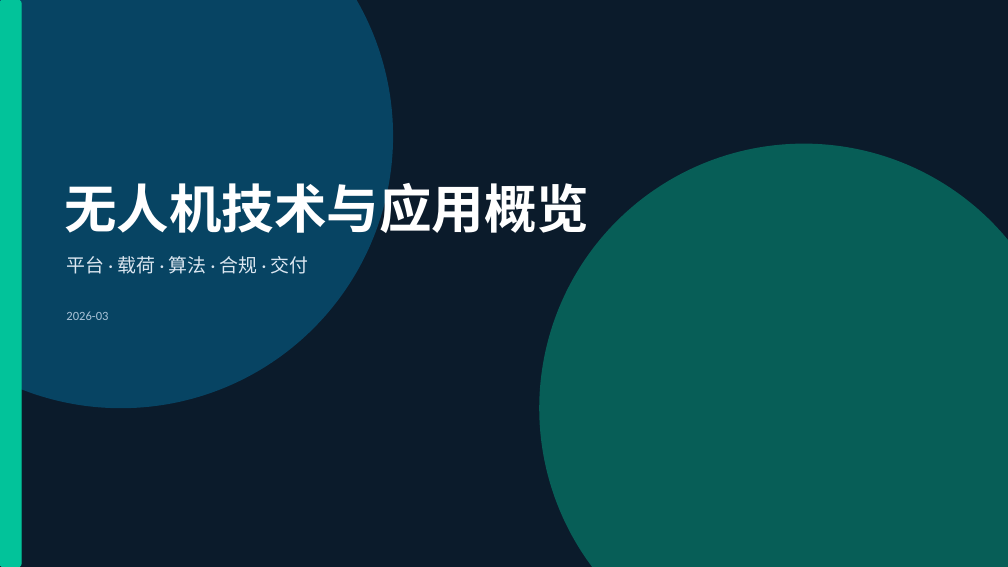
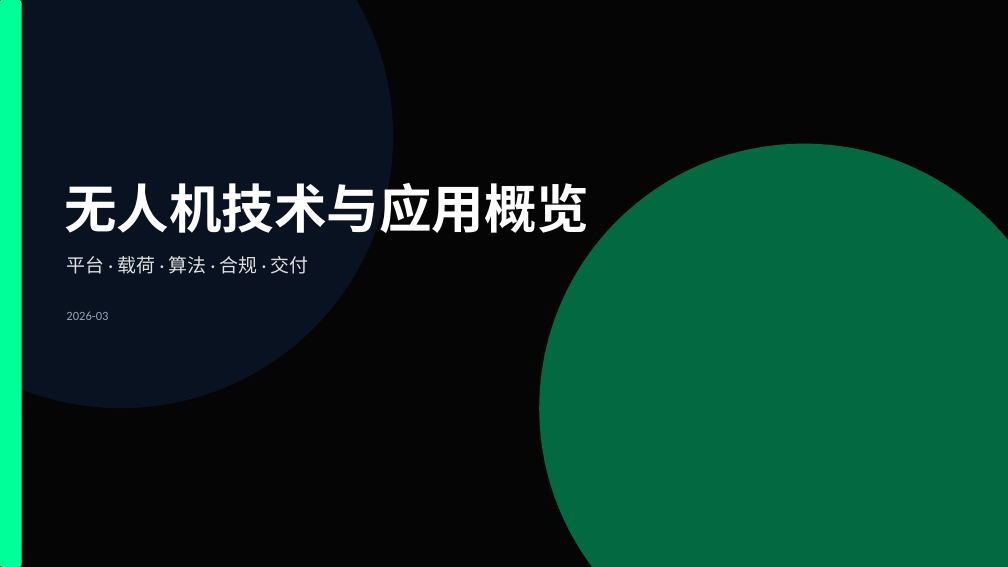
Before and after one commit to MrPluto0/MrPluto0, a slide deck: slide 1 of 无人机_概览.pptx. Drawn at 1008x567 pixels with LibreOffice and Linux fonts; fonts in the diff are those of the drawing. Boxes give left, top, right and bottom in pixels: in the first picture for what was removed or moved away, otherwise in the second. Text is boxed around its words. In the diff, an @@ line names an element or a change of style, - is before the commit and + after.

```diff
--- a/无人机_概览.pptx
+++ b/无人机_概览.pptx
@@ background #0B1B2B to #050505 @@
@@ rectangle at (0, 0, 1008, 567): fill #0B1B2B to #050505; outline #0B1B2B 1 pt to #050505 1 pt @@
@@ ellipse at (0, 0, 393, 408): fill #065A82 at 65% opacity to #0A1A2F at 65% opacity @@
@@ rounded rectangle at (0, 0, 21, 567): fill #02C39A to #00FF99; outline #02C39A 1 pt to #00FF99 1 pt @@
@@ ellipse at (539, 144, 1008, 567): fill #02C39A at 40% opacity to #00FF99 at 40% opacity @@
@@ text "平台 · 载荷 · 算法 ..." at (66, 256, 309, 274): text colour #DCE7F1 to #E0E0E0 @@
@@ text "2026-03" at (66, 311, 108, 320): text colour #A9C2D6 to #94A3B8 @@
```
Also in this commit, not shown: 9 other slides changed, 1 slide added, 3 other files.
